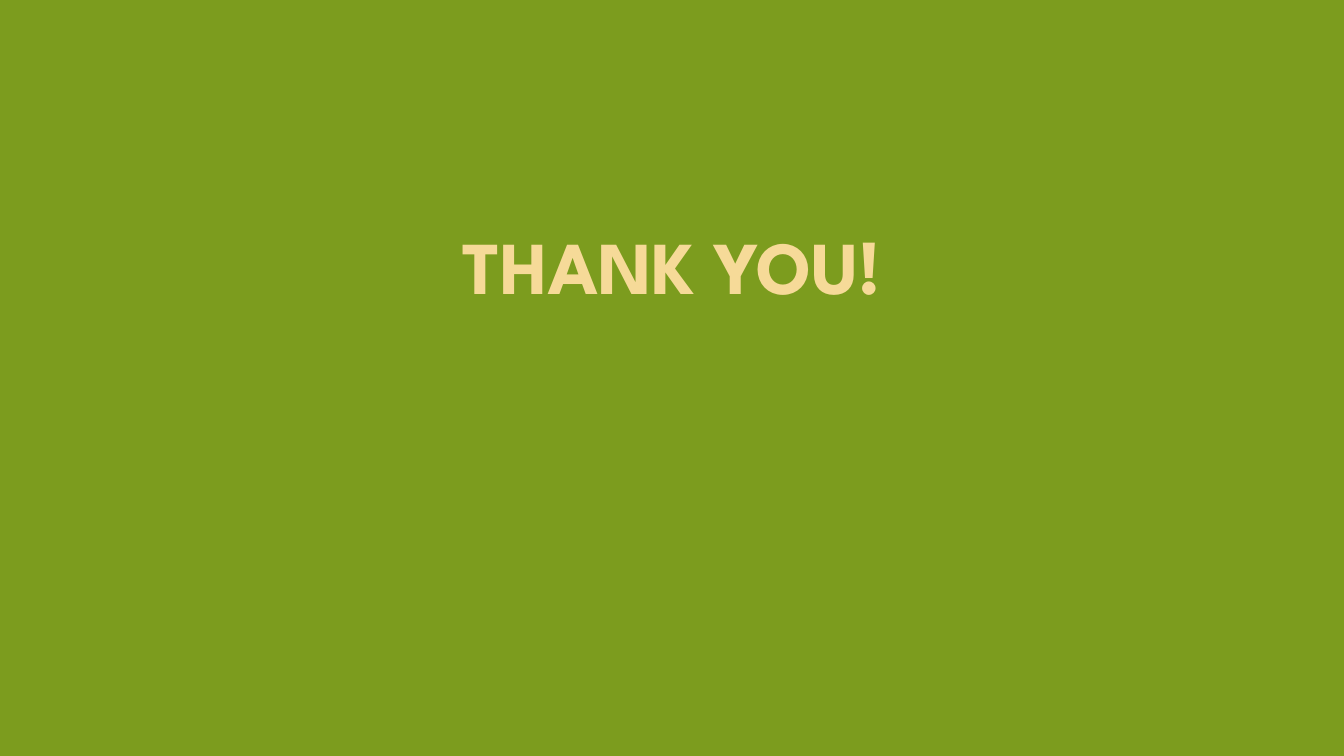
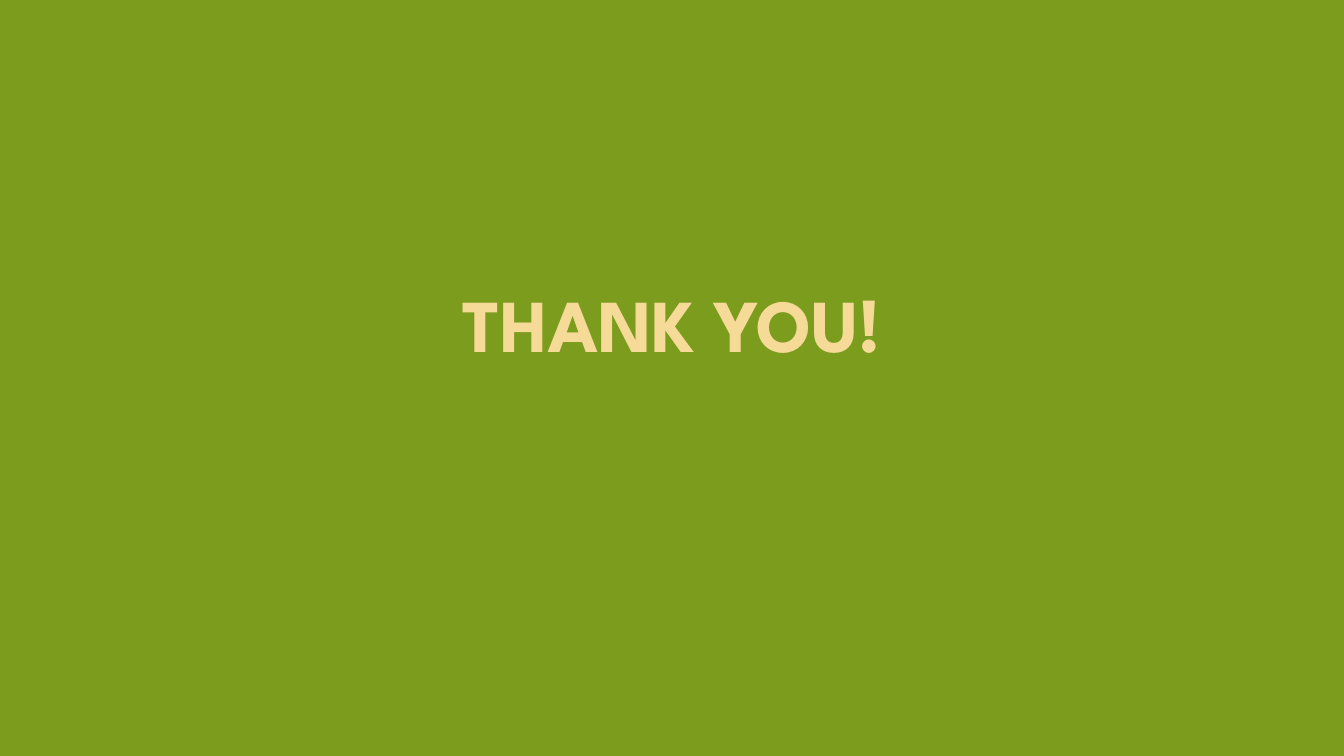
Before and after one commit to yhc1994/Arduino-Pong, a slide deck: slide 6 of HAOCHENYANG.pptx. Drawn at 1344x756 pixels with LibreOffice and Linux fonts; fonts in the diff are those of the drawing. Boxes give left, top, right and bottom in pixels: in the first picture for what was removed or moved away, otherwise in the second. Text is boxed around its words. In the diff, an @@ line names an element or a change of style, - is before the commit and + after.

```diff
--- a/HAOCHENYANG.pptx
+++ b/HAOCHENYANG.pptx
@@ text "THANK YOU!": place and size @@
-text "THANK YOU!" at (463,242,881,295)
+text "THANK YOU!" at (463,300,881,353)
```
Also in this commit, not shown: 2 other slides changed.
